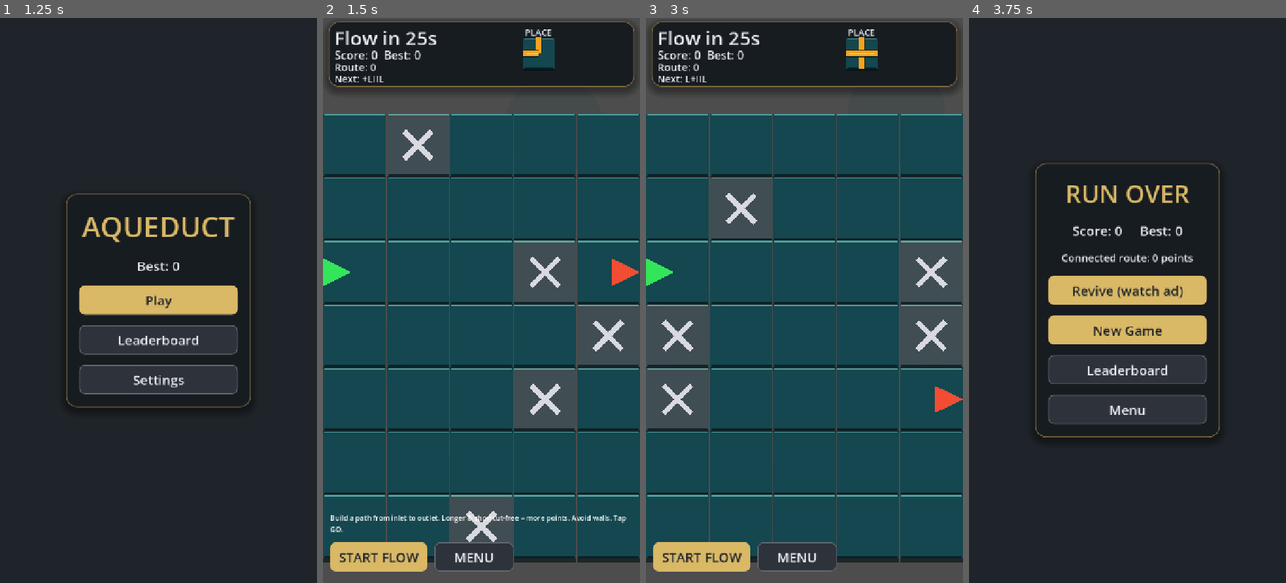
Above: before the commit, frames 1-4 (left to right).
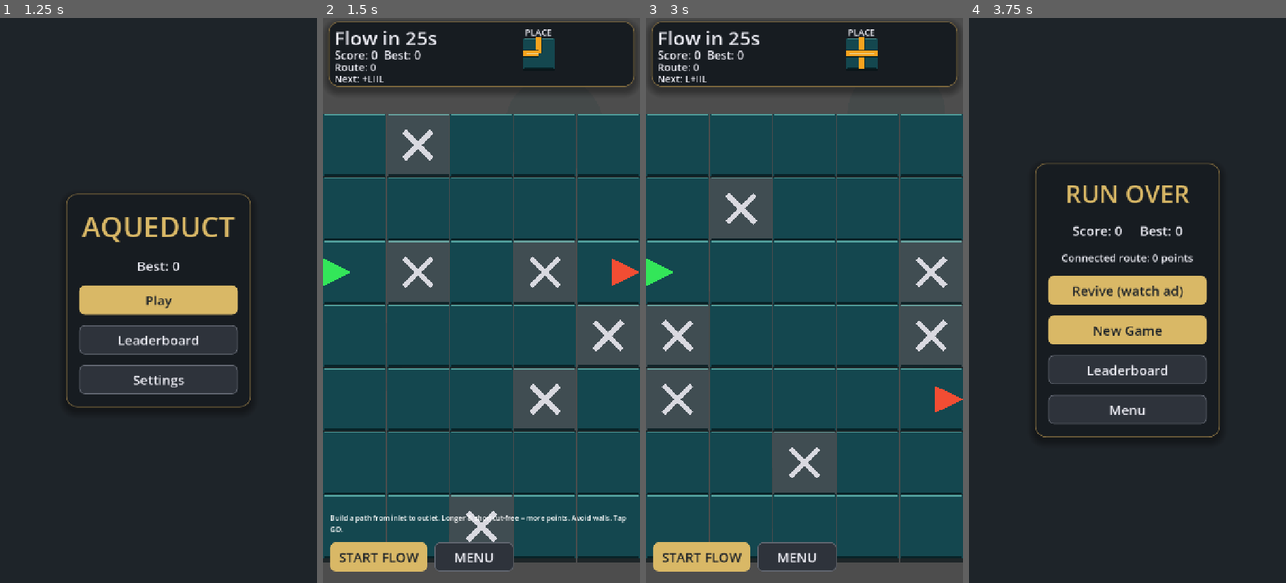
Above: after the commit, the same moments.

Repository: tokko/pipe-mania
Game: Godot game, scene res://scenes/main.tscn
The game is run twice, just before and just after one commit, with the same random seed, the same clock (stepped at 60 frames per second) and the same inputs.
Inputs (mouse positions are in pixels of both pictures, inside the frame that each line leads up to):
- Up to frame 1 (1.25 s): tap Enter at 0.5 s; move the mouse to (228, 272) at 0.52 s; hold Shift from 0.53 s (still down); click (228, 272) at 0.67 s
- Up to frame 2 (1.5 s): release Shift at 1.25 s; click "Play" at 1.25 s
- Up to frame 3 (3 s): click "START FLOW" at 2 s; click "New Game" at 2.75 s
- Up to frame 4 (3.75 s): click "START FLOW" at 3.5 s

Frame 1 is identical in both runs. In frame 2, 2.1% of the frame differs, in the area x 20-40%, y 39-51%; in frame 3, 2.1%, in the area x 40-60%, y 73-85%; in frame 4, nothing differs.

Commit message:
gameplay: randomize generated blocked tiles

Diff:
--- a/scripts/model/difficulty.gd
+++ b/scripts/model/difficulty.gd
@@ -16,7 +16,7 @@
 		"grid_w": gw,
 		"grid_h": gh,
 		"bombs": 0,
-		"blocked": mini(area / 3, 5 + n),
+		"blocked": mini(area / 3, 7 + n),
 		"weights": {
 			PT.Piece.STRAIGHT: maxi(25, 45 - n),
 			PT.Piece.BEND: 40,
--- a/scripts/model/run.gd
+++ b/scripts/model/run.gd
@@ -45,7 +45,10 @@
 ## seeded, difficulty-weighted piece queue (the per-board mix the old Main dropped).
 func next_board() -> GameState:
 	var c = Difficulty.config(board_index)
-	var board = BoardGen.generate(run_seed + board_index, c.grid_w, c.grid_h, c.bombs, c.blocked)
+	var blocked_rng := RandomNumberGenerator.new()
+	blocked_rng.seed = run_seed + board_index
+	var blocked := blocked_rng.randi_range(4, 10)
+	var board = BoardGen.generate(run_seed + board_index, c.grid_w, c.grid_h, c.bombs, blocked)
 	var q = PieceQueue.new(run_seed + board_index, c.weights)
 	return GameState.new(board, q)
 
--- a/test/unit/test_difficulty.gd
+++ b/test/unit/test_difficulty.gd
@@ -20,15 +20,15 @@
 
 
 func test_table_n0() -> void:
-	_assert_row(0, 25, 5, 7, 0, 5, 45, 15)
+	_assert_row(0, 25, 5, 7, 0, 7, 45, 15)
 
 
 func test_table_n5() -> void:
-	_assert_row(5, 20, 6, 9, 0, 10, 40, 20)
+	_assert_row(5, 20, 6, 9, 0, 12, 40, 20)
 
 
 func test_table_n15() -> void:
-	_assert_row(15, 10, 9, 13, 0, 20, 30, 30)
+	_assert_row(15, 10, 9, 13, 0, 22, 30, 30)
 
 
 func test_build_seconds_monotonic_nonincreasing() -> void:
--- a/test/unit/test_run.gd
+++ b/test/unit/test_run.gd
@@ -3,7 +3,18 @@
 ## per-board score, ends on a verify-fail; restart keeps the high score.
 
 const Run = preload("res://scripts/model/run.gd")
+const Board = preload("res://scripts/model/board.gd")
 const GameState = preload("res://scripts/model/game_state.gd")
+const PT = preload("res://scripts/model/pipe_types.gd")
+
+
+func _count_blocked(board: Board) -> int:
+	var count := 0
+	for y in board.height:
+		for x in board.width:
+			if board.cell_at(x, y) == PT.Cell.BLOCKED:
+				count += 1
+	return count
 
 
 func test_three_board_run_sums_score() -> void:  # acceptance: run-score = Σ board scores
@@ -69,6 +80,21 @@
 	assert_true(late.board.height > early.board.height, "grid height escalates by index 9")
 
 
+func test_next_board_blocked_count_is_seed_deterministic_and_varies() -> void:
+	var counts := {}
+	for seed in range(1, 33):
+		var first_run = Run.new(seed)
+		var second_run = Run.new(seed)
+		var first_board: Board = first_run.next_board().board
+		var second_board: Board = second_run.next_board().board
+		var count := _count_blocked(first_board)
+		assert_eq(count, _count_blocked(second_board), "seed %d is deterministic" % seed)
+		assert_gte(count, 4, "seed %d has at least 4 blocked cells" % seed)
+		assert_lte(count, 10, "seed %d has at most 10 blocked cells" % seed)
+		counts[count] = true
+	assert_gte(counts.size(), 2, "blocked counts vary across run seeds")
+
+
 func test_revive_clears_over_on_failed_run() -> void:  # acceptance: revive resumes a dead run
 	var r = Run.new(1)
 	r.on_clear(6)
